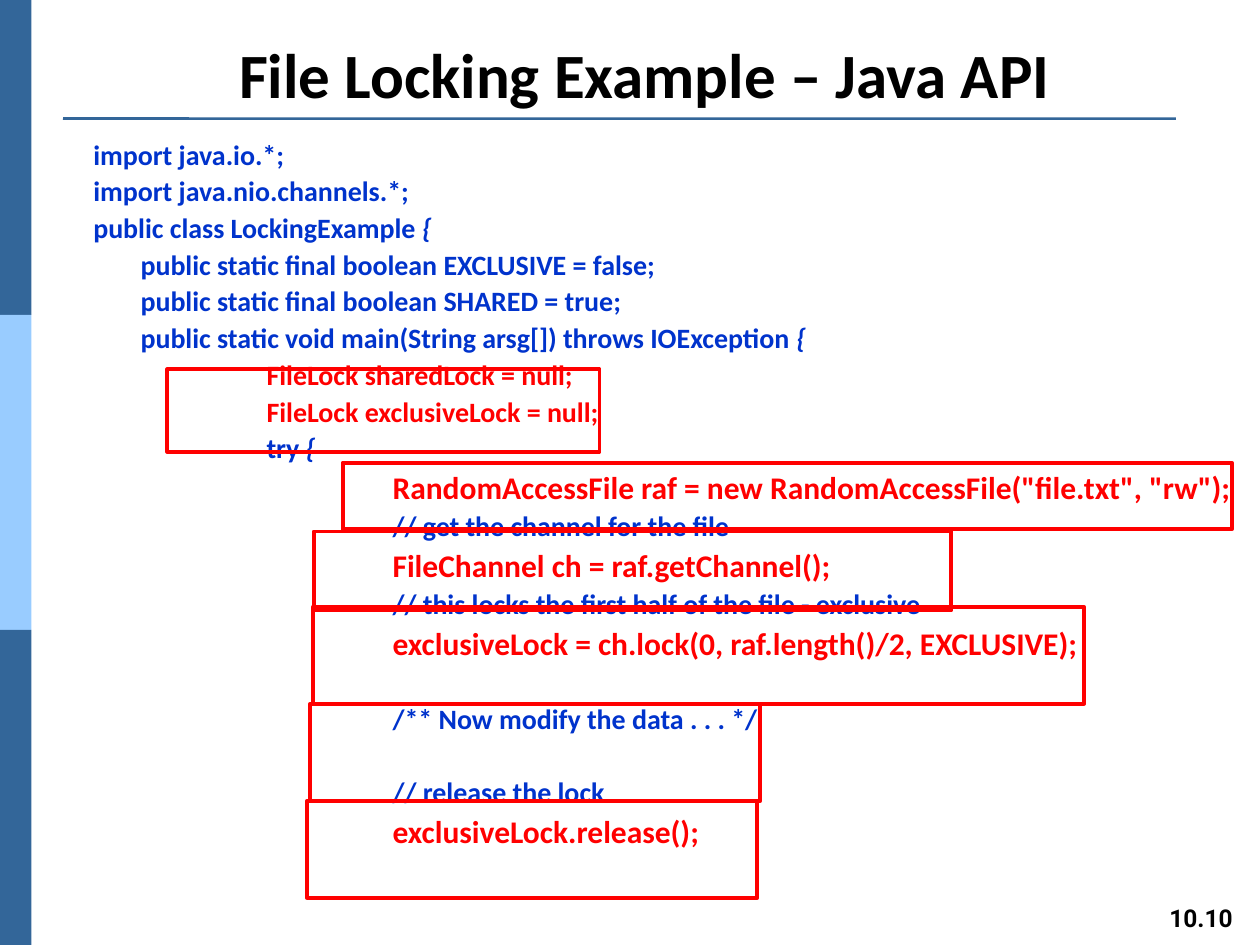
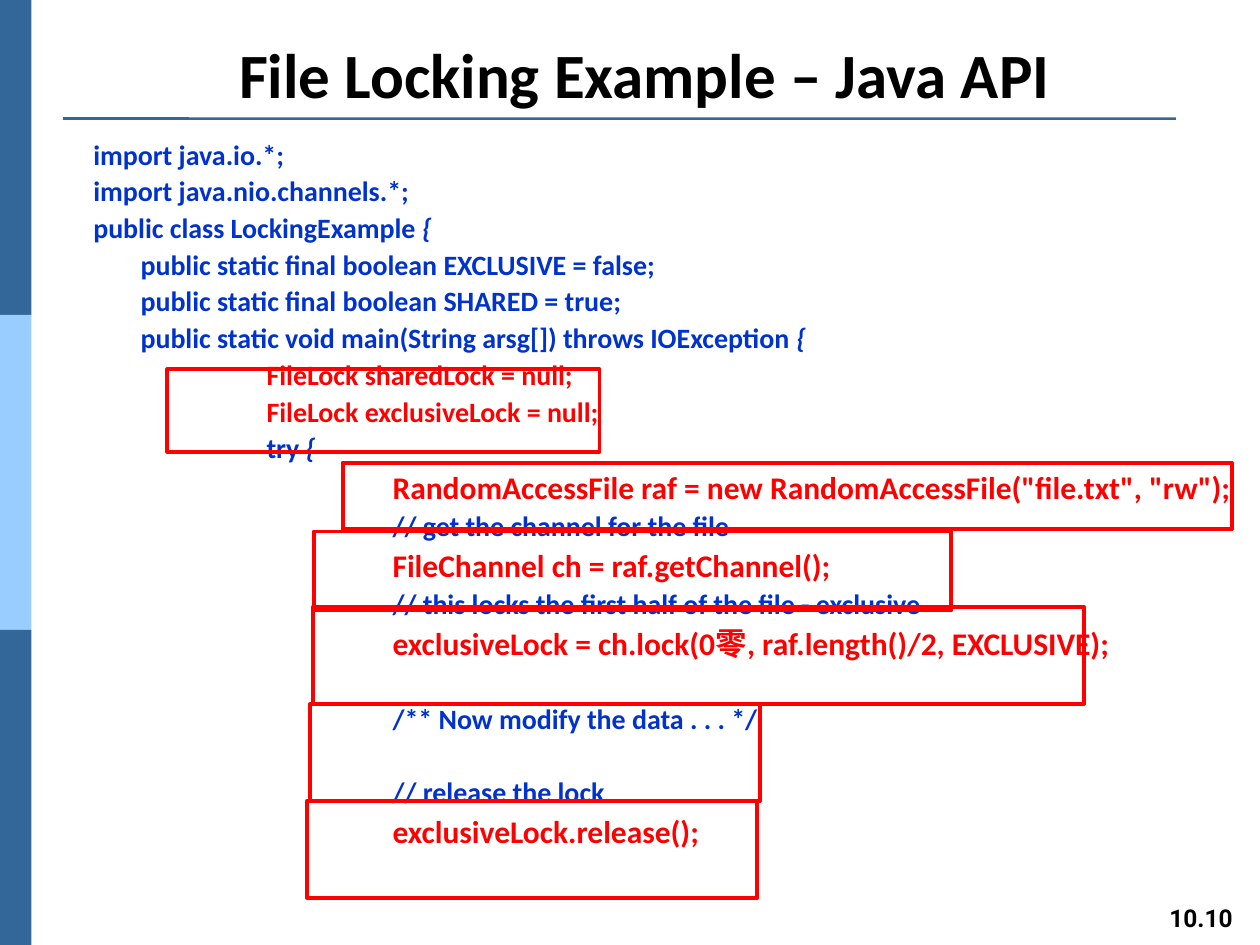
Before and after one commit to Yang09701194/OS_Learning, a slide deck: slide 10 of ch10.pptx. Drawn at 1260x945 pixels with LibreOffice and Linux fonts; fonts in the diff are those of the drawing. Boxes give left, top, right and bottom in pixels: in the first picture for what was removed or moved away, otherwise in the second. Text is boxed around its words. In the diff, an @@ line names an element or a change of style, - is before the commit and + after.

```diff
--- a/ch10.pptx
+++ b/ch10.pptx
@@ text at box(393, 628, 1109, 662): text changed @@
-exclusiveLock = ch.lock(0, raf.length()/2, EXCLUSIVE);
+exclusiveLock = ch.lock(0零, raf.length()/2, EXCLUSIVE);
```
Also in this commit, not shown: 10 other slides changed.
